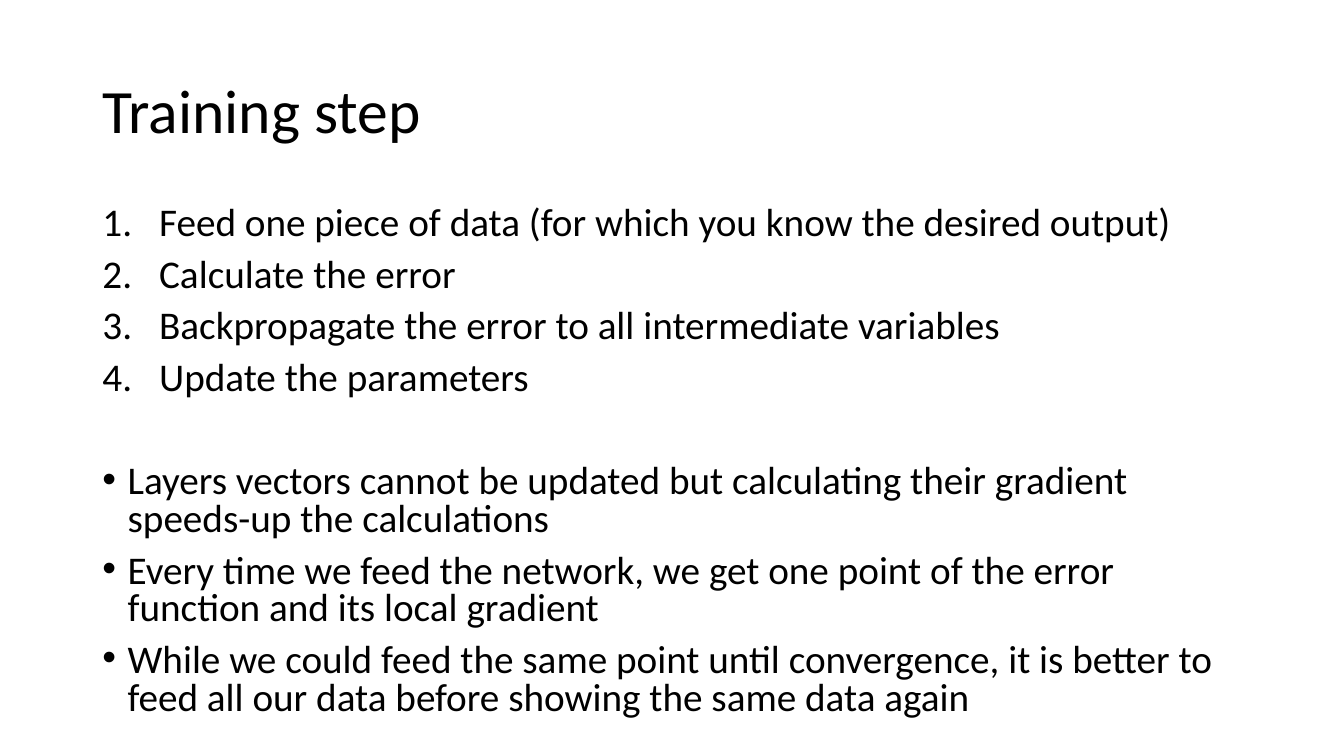
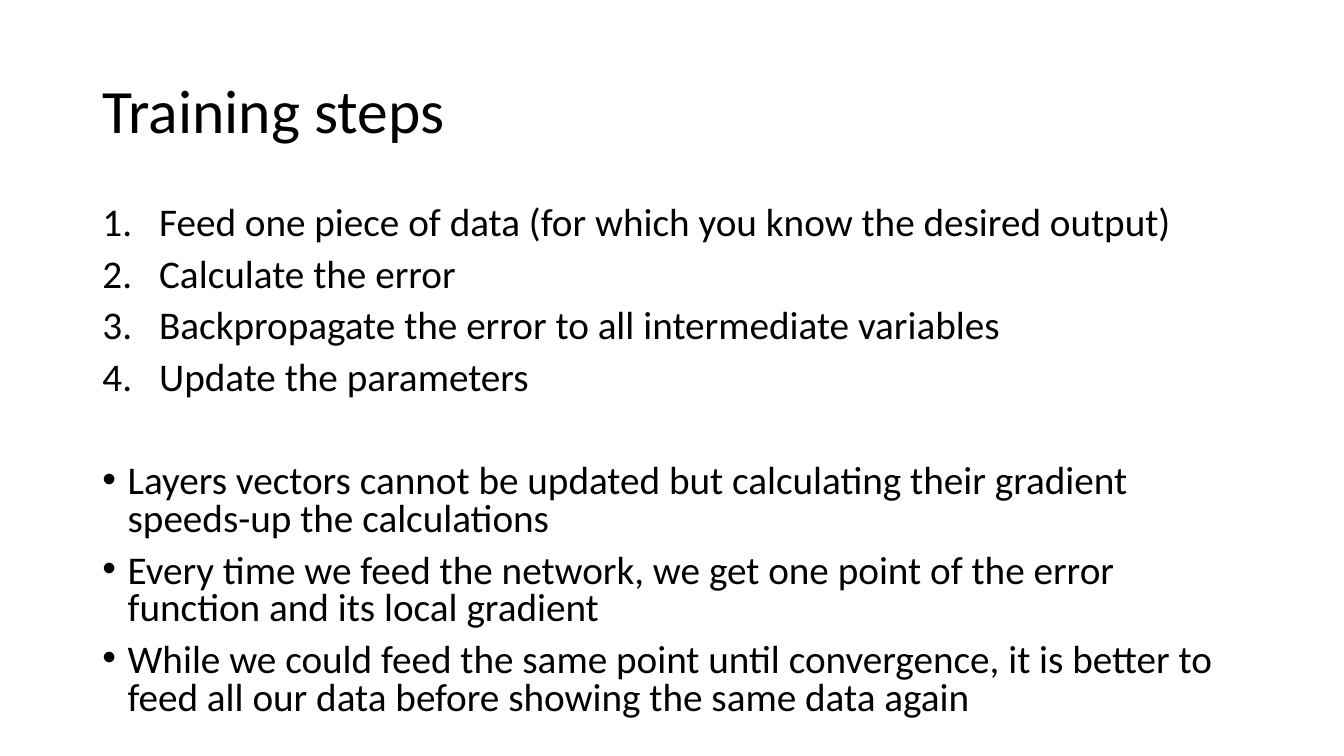
Before and after one commit to MICS-Lab/DeepLearningCourse, a slide deck: slide 29 of Slides_1.pptx (slide 28 before the commit). Drawn at 1344x756 pixels with LibreOffice and Linux fonts; fonts in the diff are those of the drawing. Boxes give left, top, right and bottom in pixels: in the first picture for what was removed or moved away, otherwise in the second. Text is boxed around its words. In the diff, an @@ line names an element or a change of style, - is before the commit and + after.

```diff
--- a/Slides_1.pptx
+++ b/Slides_1.pptx
@@ title at (102, 90, 444, 144): text changed @@
-Training step
+Training steps
```
Also in this commit, not shown: 1 slide added.
